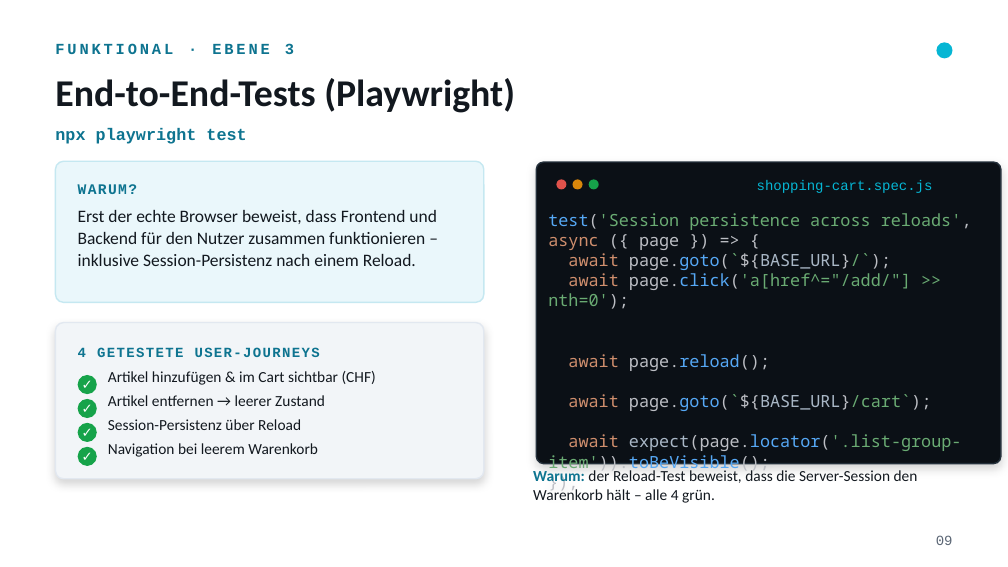
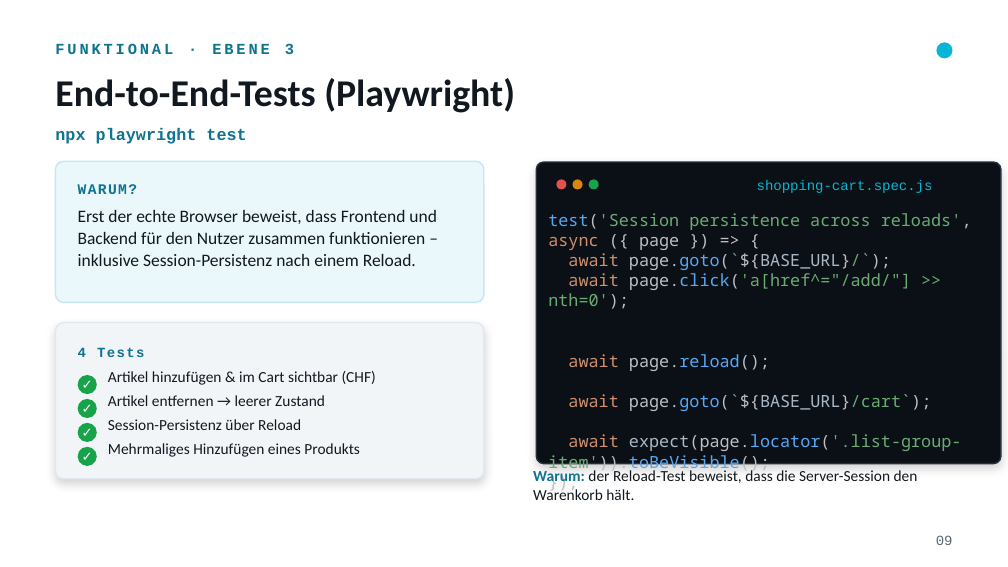
Before and after one commit to a-pointner/nodejs-shopping-cart, a slide deck: slide 8 of PRESENTATION.pptx. Drawn at 1008x567 pixels with LibreOffice and Linux fonts; fonts in the diff are those of the drawing. Boxes give left, top, right and bottom in pixels: in the first picture for what was removed or moved away, otherwise in the second. Text is boxed around its words. In the diff, an @@ line names an element or a change of style, - is before the commit and + after.

Commit message:
removed and added test. reworked ppt

```diff
--- a/PRESENTATION.pptx
+++ b/PRESENTATION.pptx
@@ text at (78, 347, 144, 357): text changed @@
-4 GETESTETE USER-JOURNEYS
+4 Tests
@@ text at (108, 443, 360, 457): text changed @@
-Navigation bei leerem Warenkorb
+Mehrmaliges Hinzufügen eines Produkts
@@ text at (533, 467, 918, 500): text changed @@
-Warum: der Reload-Test beweist, dass die Server-Session den Warenkorb hält – alle 4 grün.
+Warum: der Reload-Test beweist, dass die Server-Session den Warenkorb hält.
```
Also in this commit, not shown: 10 other slides changed, 2 slides removed, 1 other file.
